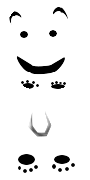
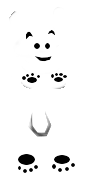
Layers edited between the first and the second 90 × 180 image:
painted on "Layer" over [9, 7, 68, 89]
